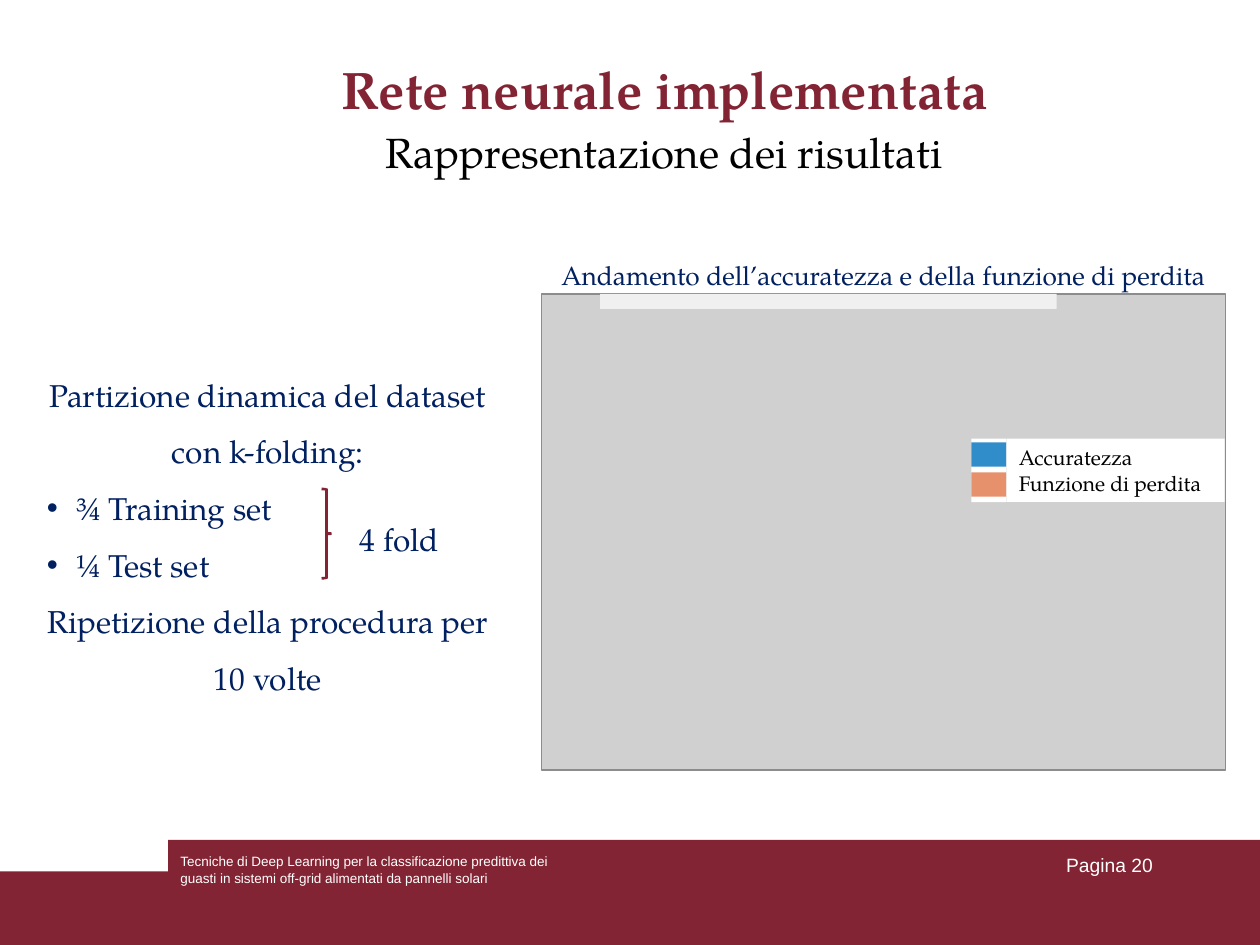
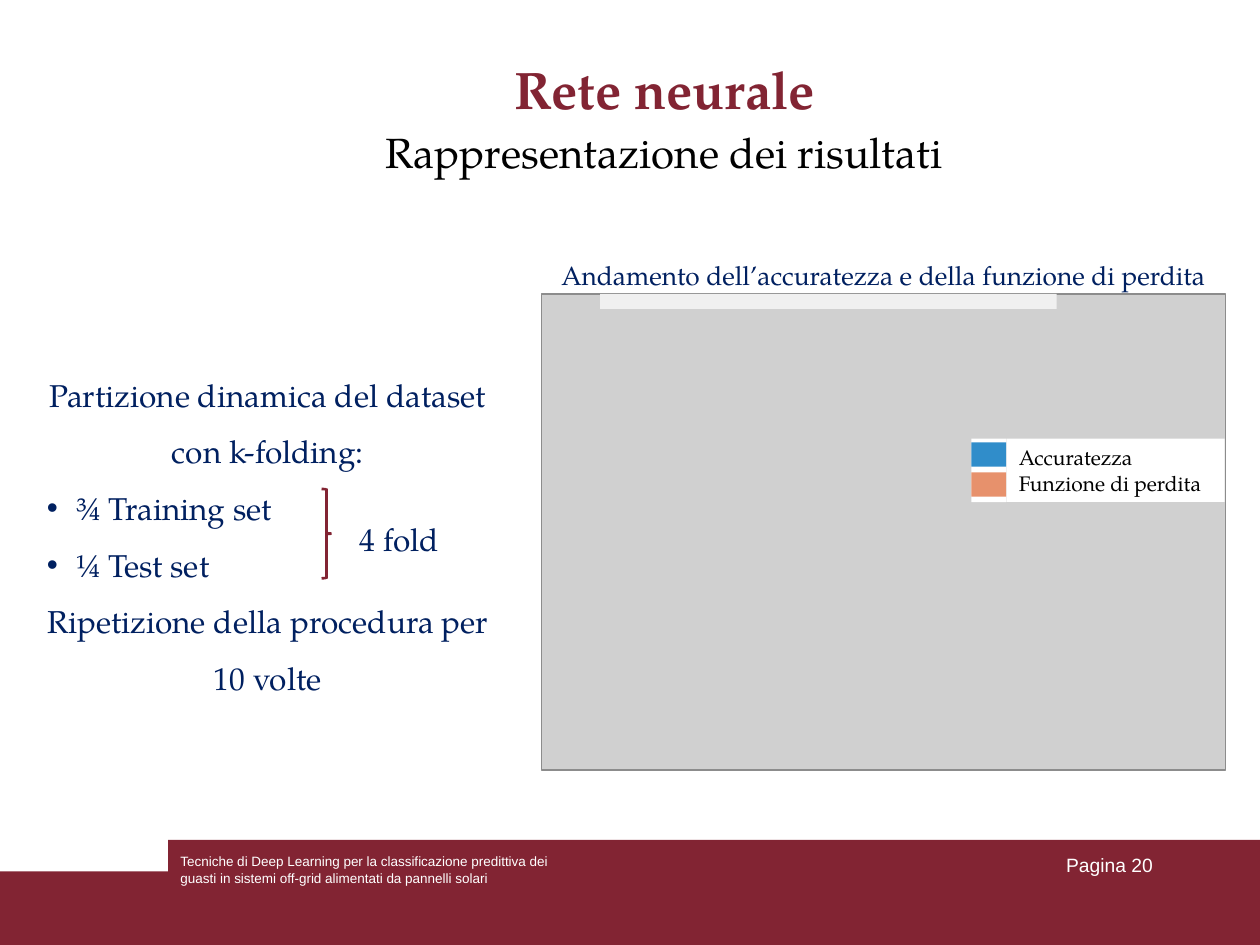
Before and after one commit to lorenzoooooo/DL-for-Predictive-Fault-Classification-in-Off-Grid-Systems, a slide deck: slide 20 of Presentazione_tesi.ppt. Drawn at 1260x945 pixels with LibreOffice and Linux fonts; fonts in the diff are those of the drawing; grey boxes stand for pictures. Boxes give left, top, right and bottom in pixels: in the first picture for what was removed or moved away, otherwise in the second. Text is boxed around its words. In the diff, an @@ line names an element or a change of style, - is before the commit and + after.

```diff
--- a/Presentazione_tesi.ppt
+++ b/Presentazione_tesi.ppt
@@ title at (x1=514, y1=71, x2=815, y2=110): text changed @@
-Rete neurale implementata
+Rete neurale
```
Also in this commit, not shown: 17 other slides changed.
